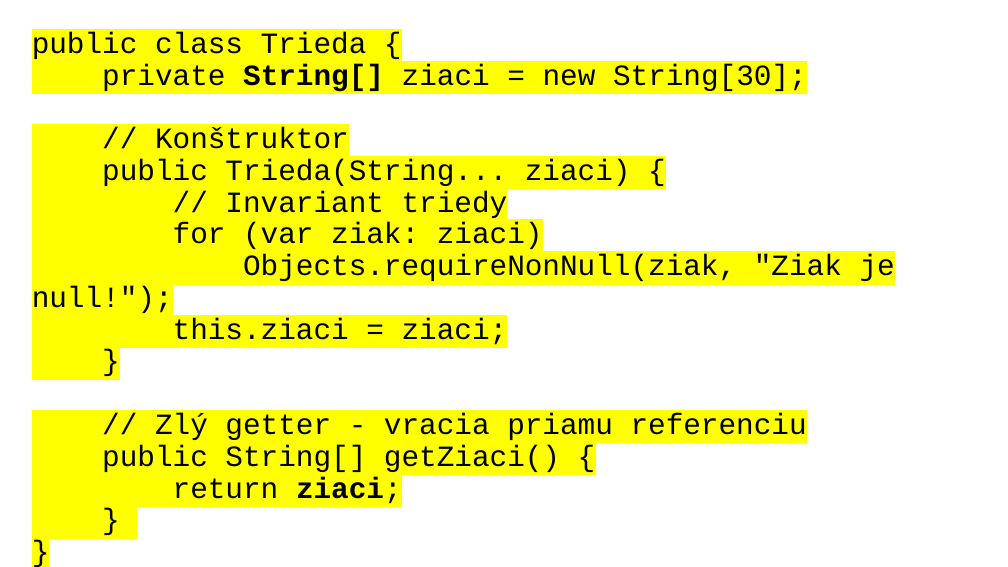
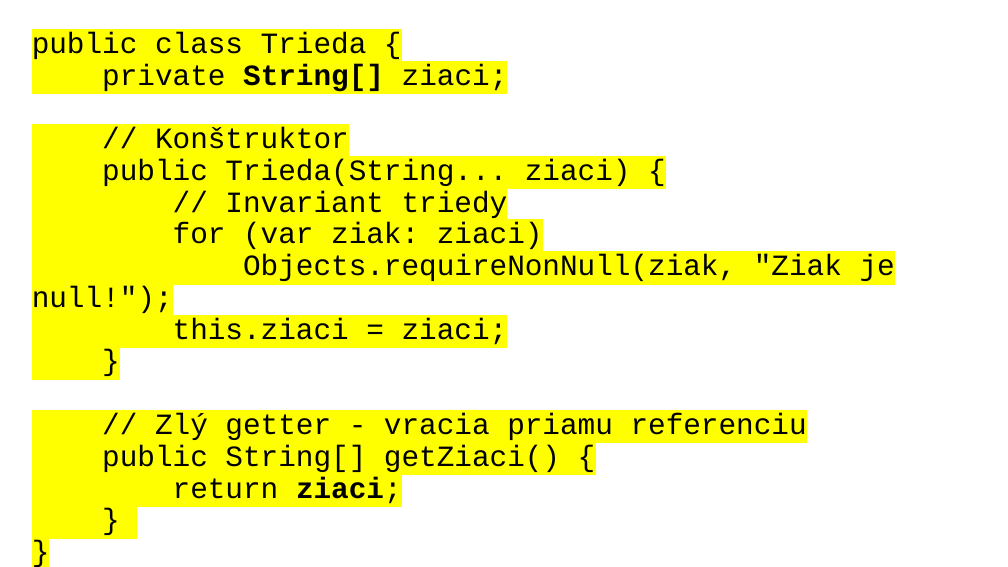
Before and after one commit to wagjo/oop, a slide deck: slide 12 of prezentacie/t10w.pptx. Drawn at 1008x567 pixels with LibreOffice and Linux fonts; fonts in the diff are those of the drawing. Boxes give left, top, right and bottom in pixels: in the first picture for what was removed or moved away, otherwise in the second. Text is boxed around its words. In the diff, an @@ line names an element or a change of style, - is before the commit and + after.

```diff
--- a/prezentacie/t10w.pptx
+++ b/prezentacie/t10w.pptx
@@ text at <box>102,64,508,93</box>: text changed @@
-private String[] ziaci = new String[30];
+private String[] ziaci;
```
Also in this commit, not shown: 7 other files.
